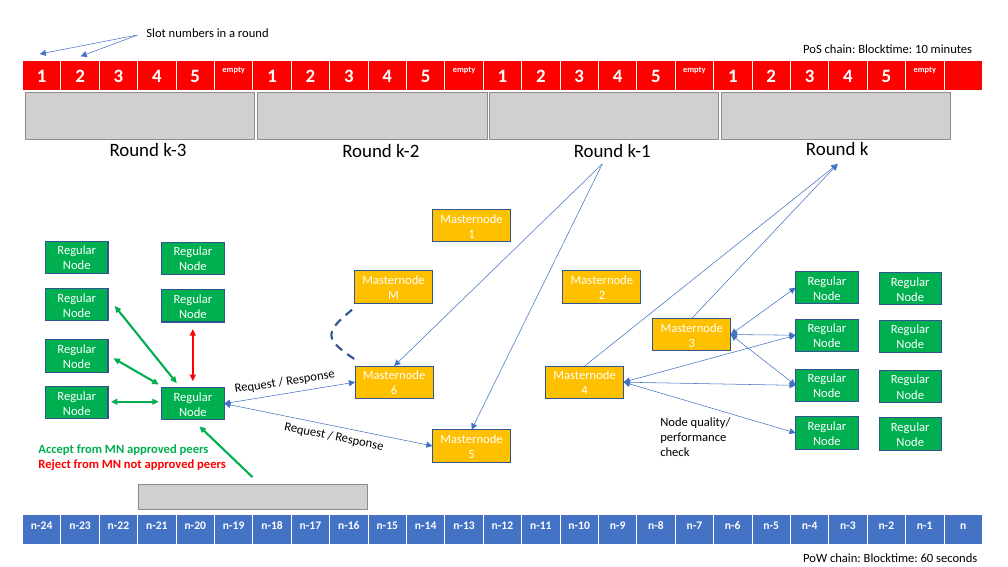
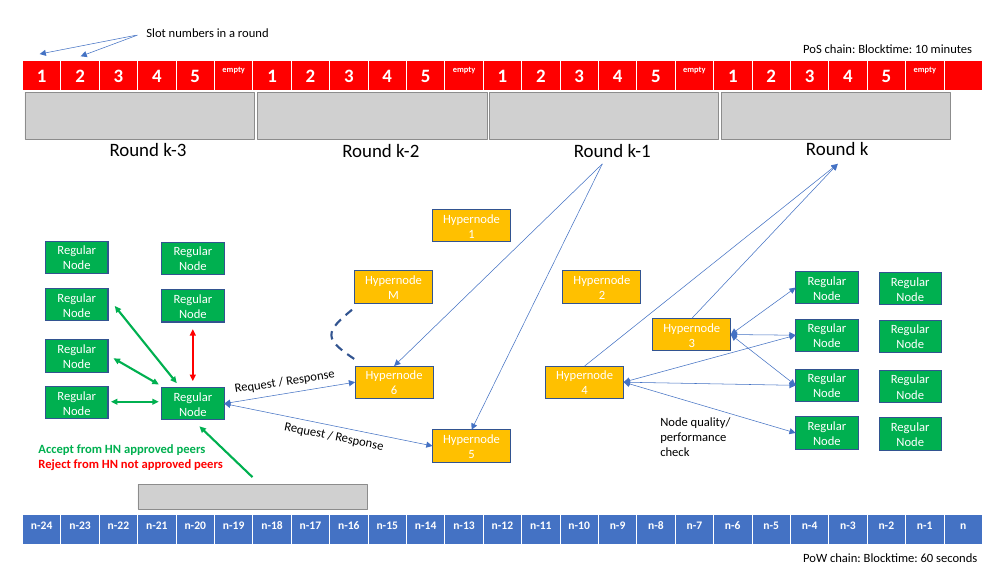
Before and after one commit to bismuthfoundation/hypernode, a slide deck: slide 4 of doc/bis-pos-doc.pptx. Drawn at 1008x567 pixels with LibreOffice and Linux fonts; fonts in the diff are those of the drawing; grey boxes stand for pictures. Boxes give left, top, right and bottom in pixels: in the first picture for what was removed or moved away, otherwise in the second. Text is boxed around its words. In the diff, an @@ line names an element or a change of style, - is before the commit and + after.

Commit message:
Changed names from Masternode to Hypernode

```diff
--- a/doc/bis-pos-doc.pptx
+++ b/doc/bis-pos-doc.pptx
@@ text in rectangle at (x1=443, y1=214, x2=500, y2=225): text changed @@
-Masternode
+Hypernode
@@ text in rectangle at (x1=365, y1=275, x2=422, y2=286): text changed @@
-Masternode
+Hypernode
@@ text in rectangle at (x1=573, y1=275, x2=630, y2=286): text changed @@
-Masternode
+Hypernode
@@ text in rectangle at (x1=663, y1=323, x2=720, y2=334): text changed @@
-Masternode
+Hypernode
@@ text in rectangle at (x1=366, y1=370, x2=423, y2=381): text changed @@
-Masternode
+Hypernode
@@ text in rectangle at (x1=556, y1=370, x2=613, y2=381): text changed @@
-Masternode
+Hypernode
@@ text at (x1=38, y1=444, x2=223, y2=470): text changed @@
-Accept from MN approved peers
-Reject from MN not approved peers
+Accept from HN approved peers
+Reject from HN not approved peers
@@ text in rectangle at (x1=443, y1=434, x2=500, y2=445): text changed @@
-Masternode
+Hypernode
```
Also in this commit, not shown: 2 other slides changed.
